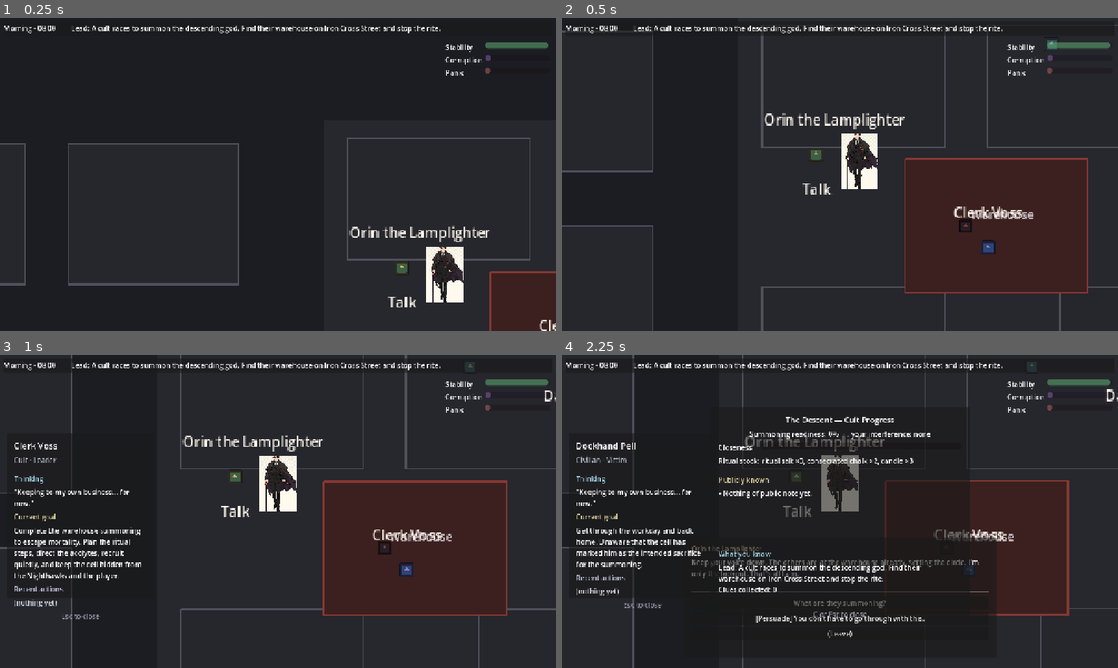
Above: before the commit, frames 1-4 (two rows, left to right).
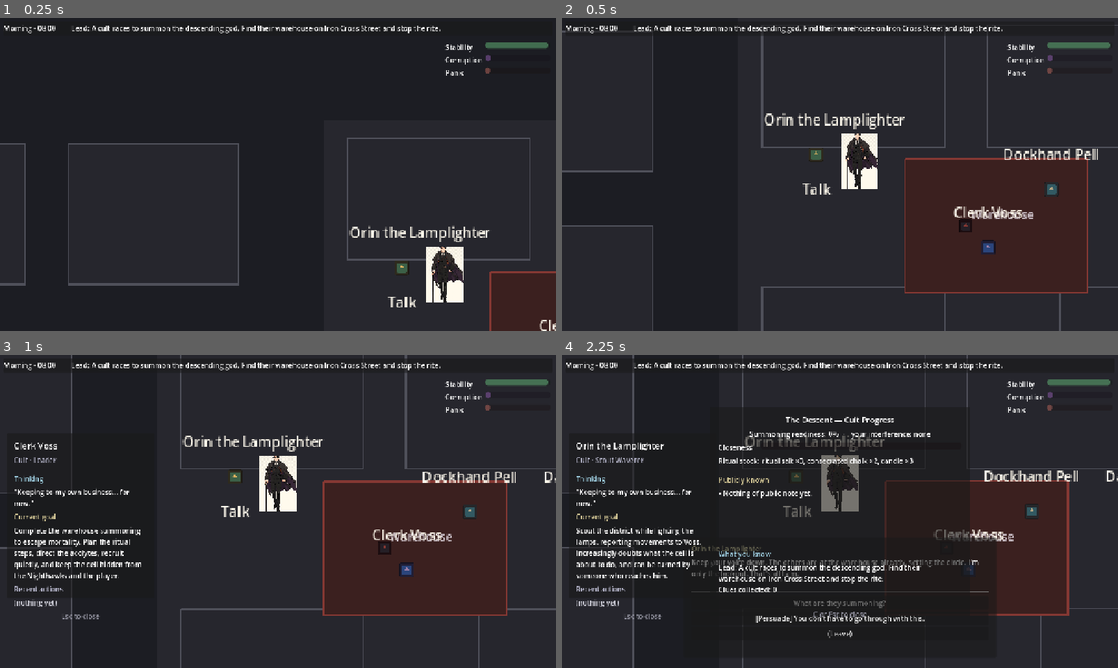
Above: after the commit, the same moments.

Repository: MaEnqiMark/Tingen-Game
Game: Godot game, scene res://scenes/Main.tscn
The game is run twice, just before and just after one commit, with the same random seed, the same clock (stepped at 60 frames per second) and the same inputs. The engine's default icon, where the game draws it, is replaced by a stand-in: a white triangle on a blue panel in a dark square.
Inputs (mouse positions are in pixels of both pictures, inside the frame that each line leads up to):
- Up to frame 1 (0.25 s): no input
- Up to frame 2 (0.5 s): no input
- Up to frame 3 (1 s): drag from (428, 583) to (255, 492) at 0.52 s
- Up to frame 4 (2.25 s): drag from (795, 477) to (967, 570) at 1.27 s; tap Enter at 2 s; move the mouse to (1034, 367) at 2.02 s; hold D (move_right) from 2.03 s (still down); hold C (toggle_cult) from 2.03 s (still down); click (1034, 367) at 2.17 s

Frame 1 is identical in both runs. In frame 2, 0.4% of the frame differs, in the area x 79-97%, y 7-58%; in frame 3, 0.5%; in frame 4, 2.3%, in the area x 2-100%, y 2-85%.

Commit message:
fix: address final-review findings on the to-scale city world
- _outline() now copies its polygon before closing the loop. A
  PackedVector2Array shares its backing buffer on assignment, so the old
  `var pts := poly; pts.append(...)` mutated the array the collision body
  (and a future shared navmesh) is built from. Add a purity regression test.
- Four NPC schedule waypoints (Dalia morning/afternoon, Orin early-morning,
  Pell morning) sat inside building blocks, leaving an unreachable navmesh
  goal so the NPC straight-lined into a wall. Nudge the cult logistics/victim
  beats into the warehouse courtyard and the lamplighter-scout onto the open
  street, and add a data-integrity test that every waypoint is clear of
  blocks/water and inside the city outline.
- The navmesh routing tests used one fixed post-update sleep, which raced the
  NavigationServer2D frame-sync (~1-in-4 cold runs returned an empty path).
  Poll the map until a path appears instead, killing the flake.

Suite green and stable at 539 passed across repeated runs.

Co-Authored-By: Claude Opus 4.7 <noreply@anthropic.com>

Diff:
--- a/tingen/data/npcs.json
+++ b/tingen/data/npcs.json
@@ -22,8 +22,8 @@
 		"intent": "Move ritual ingredients through the harbor to the warehouse, and run decoy errands that mislead anyone investigating the cell.",
 		"tint": [0.5, 0.7, 0.65],
 		"schedule": {
-			"morning": [2010, 1167],
-			"afternoon": [1848, 1178],
+			"morning": [2010, 1260],
+			"afternoon": [1848, 1260],
 			"dusk": [1812, 1242],
 			"night": [1757, 1284]
 		}
@@ -36,7 +36,7 @@
 		"intent": "Scout the district while lighting the lamps, reporting movements to Voss. Increasingly doubts what the cell is about to do, and can be turned by someone who reaches him.",
 		"tint": [0.85, 0.7, 0.4],
 		"schedule": {
-			"early-morning": [1703, 1125],
+			"early-morning": [1703, 1050],
 			"morning": [1595, 1220],
 			"afternoon": [1884, 1220],
 			"dusk": [1866, 1284],
@@ -52,7 +52,7 @@
 		"intent": "Get through the workday and back home. Unaware that the cell has marked him as the intended sacrifice for the summoning.",
 		"tint": [0.7, 0.65, 0.55],
 		"schedule": {
-			"morning": [1866, 1093],
+			"morning": [1866, 1260],
 			"afternoon": [1866, 1284],
 			"dusk": [1848, 1306],
 			"night": [1721, 1220]
--- a/tingen/src/LiveDistrict.gd
+++ b/tingen/src/LiveDistrict.gd
@@ -185,7 +185,7 @@
 
 func _outline(parent: Node2D, poly: PackedVector2Array, color: Color, w: float) -> void:
 	var l := Line2D.new()
-	var pts := poly
+	var pts := poly.duplicate()   # PackedVector2Array shares its buffer on assign; copy before mutating
 	pts.append(poly[0])   # close the loop
 	l.points = pts
 	l.width = w
--- a/tingen/tests/run_tests.gd
+++ b/tingen/tests/run_tests.gd
@@ -49,6 +49,7 @@
 	_test_coordinate_anchors_consistent()
 	_test_city_layout()
 	_test_city_layout_data()
+	_test_npc_waypoints_walkable()
 	await _test_navmesh_routing()
 	_test_ritual_step_advances_summoning()
 	_test_commit_sets_thought()
@@ -75,6 +76,7 @@
 	await _test_live_district_underlay_camera_bounds()
 	await _test_live_district_navmesh()
 	await _test_npc_navmesh_pathfinding()
+	_test_outline_does_not_mutate_input()
 	_test_occult_divination()
 	_test_divination_hints_never_name_site()
 	_test_occult_other_tools()
@@ -633,6 +635,46 @@
 				clean = false
 	_ok(clean, "all outline/water/block vertices are even-length and within map bounds")
 
+func _test_npc_waypoints_walkable() -> void:
+	print("[npc waypoints walkable]")
+	# Every scheduled NPC waypoint (world space, in npcs.json) must sit on walkable ground: inside
+	# the city outline and clear of every building block and water body. A goal inside an obstacle
+	# is unreachable on the navmesh, so the NPC's NavigationAgent2D yields no path and it straight-
+	# line-steers into a wall — exactly the cosmetic break this guards against.
+	var layout := CityLayout.load_default()
+	var outline := layout.outline()
+	var blocks := layout.blocks()
+	var water := layout.water()
+	var raw: Variant = JSON.parse_string(FileAccess.get_file_as_string("res://data/npcs.json"))
+	var npcs: Dictionary = raw
+	for npc_id in npcs:
+		var sched: Dictionary = (npcs[npc_id] as Dictionary).get("schedule", {})
+		for phase in sched:
+			var arr: Array = sched[phase]
+			var wp := Vector2(float(arr[0]), float(arr[1]))
+			var walkable := Geometry2D.is_point_in_polygon(wp, outline)
+			for b in blocks:
+				if Geometry2D.is_point_in_polygon(wp, b):
+					walkable = false
+			for w in water:
+				if Geometry2D.is_point_in_polygon(wp, w):
+					walkable = false
+			_ok(walkable, "%s/%s waypoint is on walkable ground" % [npc_id, phase])
+
+## NavigationServer2D commits region changes on a physics-frame boundary, so a single fixed sleep
+## after map_force_update is racy under the headless test loop (occasionally an empty path). Force-
+## update and step real frames until the map returns a path, or a small budget runs out — usually
+## one iteration, never flaky.
+func _await_nav_path(map: RID, from: Vector2, to: Vector2) -> PackedVector2Array:
+	var path := PackedVector2Array()
+	for _i in range(20):
+		NavigationServer2D.map_force_update(map)
+		await create_timer(0.02).timeout
+		path = NavigationServer2D.map_get_path(map, from, to, true)
+		if path.size() >= 2:
+			break
+	return path
+
 func _test_navmesh_routing() -> void:
 	print("[navmesh routing]")
 	# A 400x400 walkable square with a 120x120 block dead center.
@@ -649,11 +691,7 @@
 	var region := NavigationServer2D.region_create()
 	NavigationServer2D.region_set_map(region, map)
 	NavigationServer2D.region_set_navigation_polygon(region, nav)
-	NavigationServer2D.map_force_update(map)
-	# NavigationServer2D syncs during physics ticks; a short timer lets a real frame elapse.
-	await create_timer(0.05).timeout
-	NavigationServer2D.map_force_update(map)
-	var path := NavigationServer2D.map_get_path(map, Vector2(20, 200), Vector2(380, 200), true)
+	var path := await _await_nav_path(map, Vector2(20, 200), Vector2(380, 200))
 	_ok(path.size() >= 2, "a path exists across the square")
 	_ok(path.size() >= 3, "the path bends around the central block (has an intermediate waypoint)")
 	var inside_block := false
@@ -1299,14 +1337,27 @@
 	_ok(agent != null and agent.get_navigation_map() == scene.nav_map_rid(),
 		"the NPC agent shares the city navigation map")
 	# The shared map routes between two open street points (proves NPCs can path around blocks).
-	NavigationServer2D.map_force_update(scene.nav_map_rid())
-	await create_timer(0.05).timeout
 	var from_w := MapProjection.map_to_world(Vector2(470, 360))   # open street by the player start
 	var to_w := MapProjection.map_to_world(Vector2(515, 372))     # the warehouse rite door
-	var path := NavigationServer2D.map_get_path(scene.nav_map_rid(), from_w, to_w, true)
+	var path := await _await_nav_path(scene.nav_map_rid(), from_w, to_w)
 	_ok(path.size() >= 2, "the city nav map returns a path between two street points")
 	scene.queue_free()
 	await process_frame
+
+func _test_outline_does_not_mutate_input() -> void:
+	print("[live district outline purity]")
+	# _build_city fills, outlines, then solidifies each polygon in turn, all from the SAME
+	# CityLayout array. _outline must therefore treat its polygon as read-only — PackedVector2Array
+	# assignment shares the buffer, so a naive `var pts := poly; pts.append(...)` would corrupt the
+	# array the collision body (and a future shared navmesh) is then built from.
+	var ld = load("res://src/LiveDistrict.gd").new()
+	var parent := Node2D.new()
+	var poly := PackedVector2Array([Vector2(0, 0), Vector2(10, 0), Vector2(10, 10), Vector2(0, 10)])
+	var before := poly.size()
+	ld._outline(parent, poly, Color.WHITE, 1.0)
+	_ok(poly.size() == before, "_outline leaves its input polygon unmutated (%d == %d)" % [poly.size(), before])
+	parent.free()
+	ld.free()
 
 func _test_occult_divination() -> void:
 	print("[occult divination]")
Not shown, changed: DESIGN_DECISIONS.md
